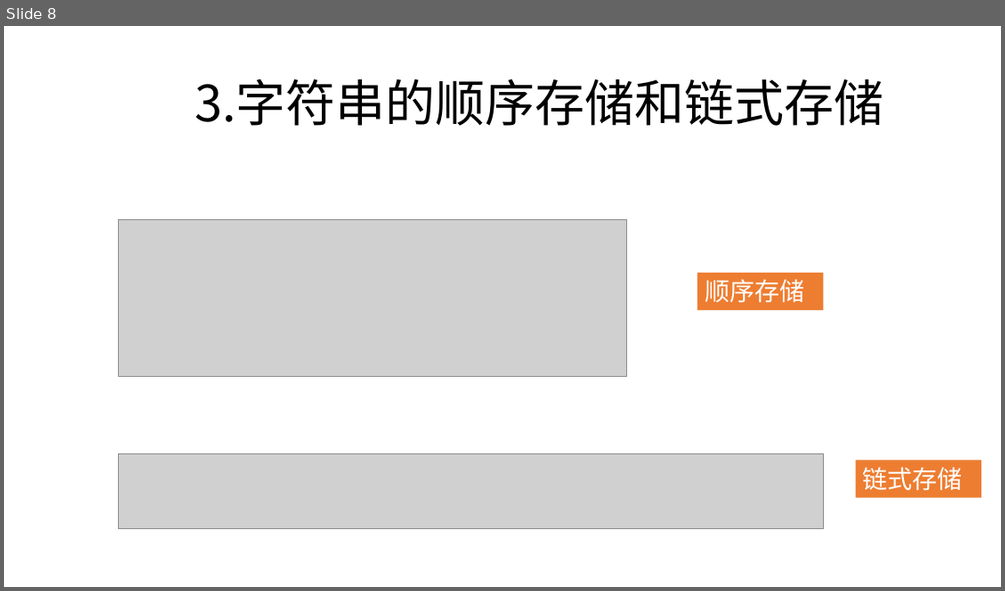
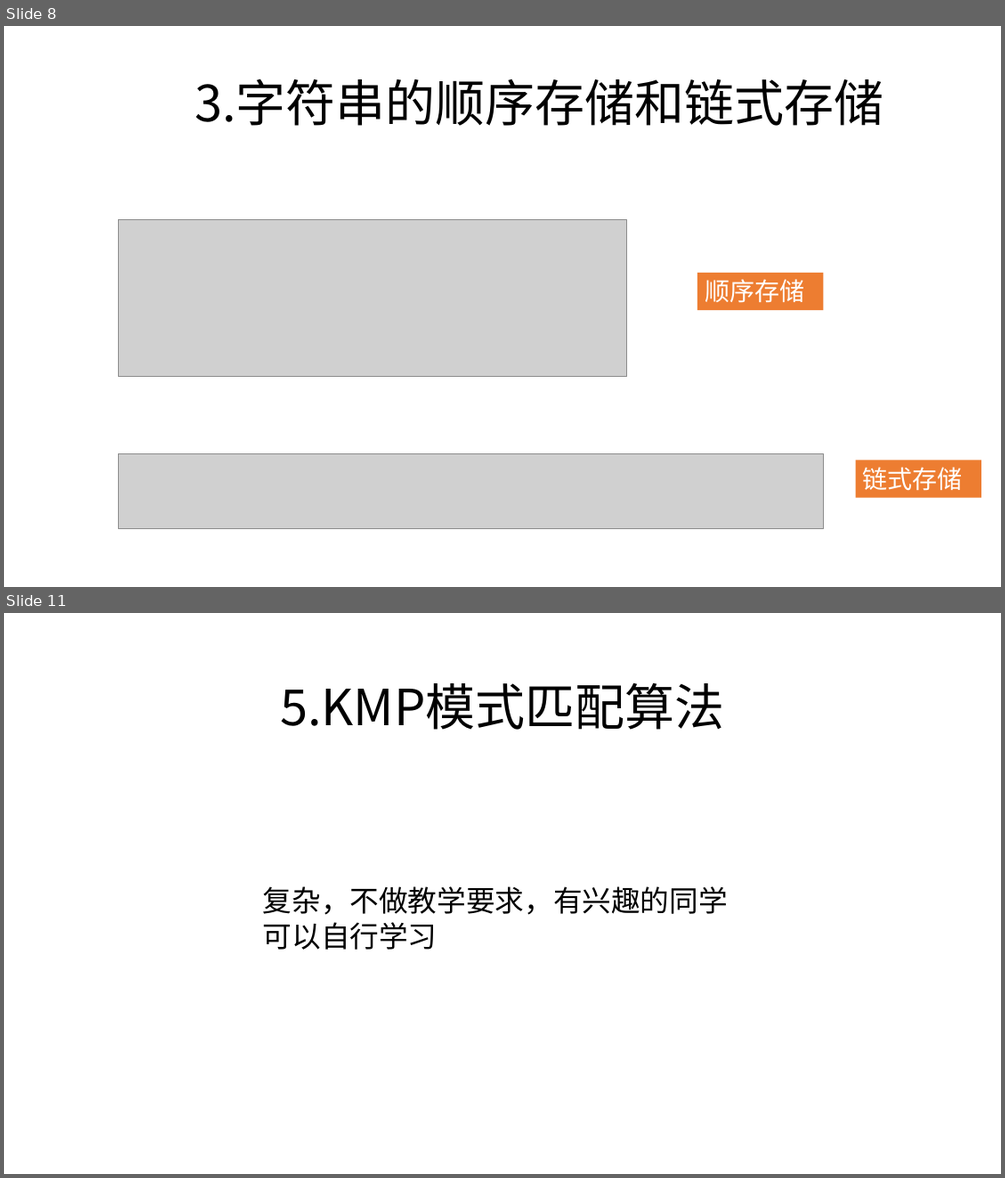
Before and after one commit to zjyesir/hmc_data_structure, a slide deck: ppt/4 串.pptx. Shown one above the other, each under a label of ours: slide 8 before the commit, slides 8 and 11 after it; the slides between them are not shown. The pictures are 1005x591 and 1005x1178 pixels, drawn with LibreOffice and Linux fonts; fonts in the diff are those of the drawing; grey boxes stand for pictures; background and template pictures are left out. Boxes give left, top, right and bottom in pixels: in the first picture for what was removed or moved away, otherwise in the second. Text is boxed around its words. In the diff, an @@ line names an element or a change of style, - is before the commit and + after.

```diff
--- a/ppt/4 串.pptx
+++ b/ppt/4 串.pptx
@@ slide 11 added at (4,613,1001,1174), background picture (left out) @@
@@ text added at (280,682,725,730), 48 pt, text #000000 @@
+5.KMP模式匹配算法
@@ text added at (263,886,728,949), 28 pt, text #000000 @@
+复杂，不做教学要求，有兴趣的同学可以自行学习
```
Also in this commit, not shown: 4 slides changed, 1 other slide added, 2 slides removed, 6 other files.
